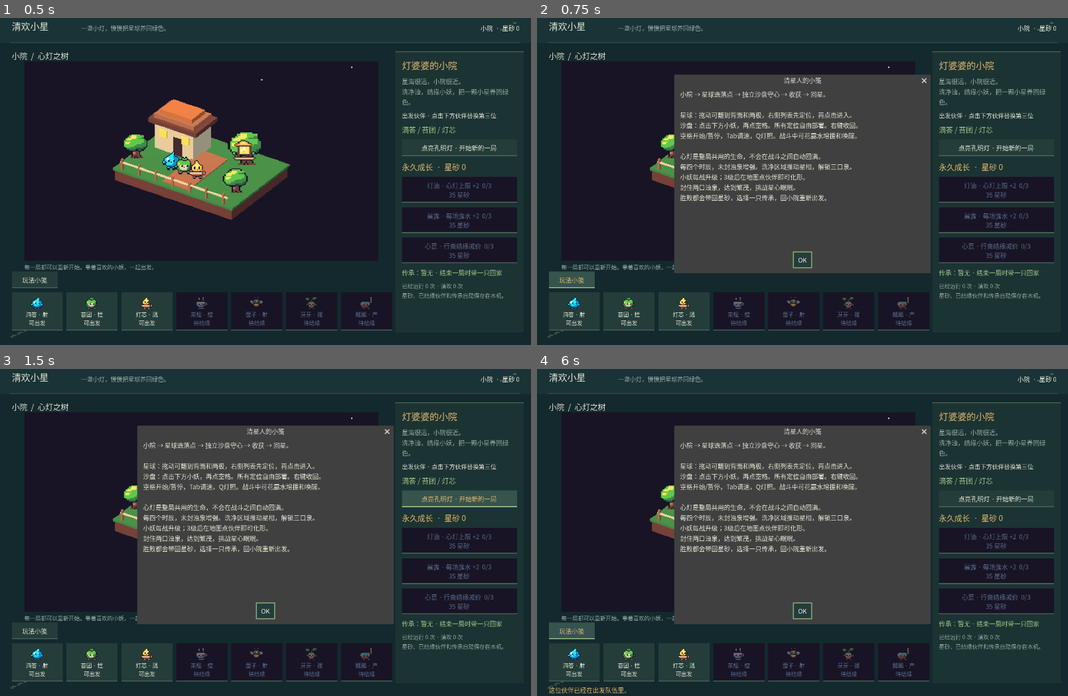
Above: before the commit, frames 1-4 (two rows, left to right).
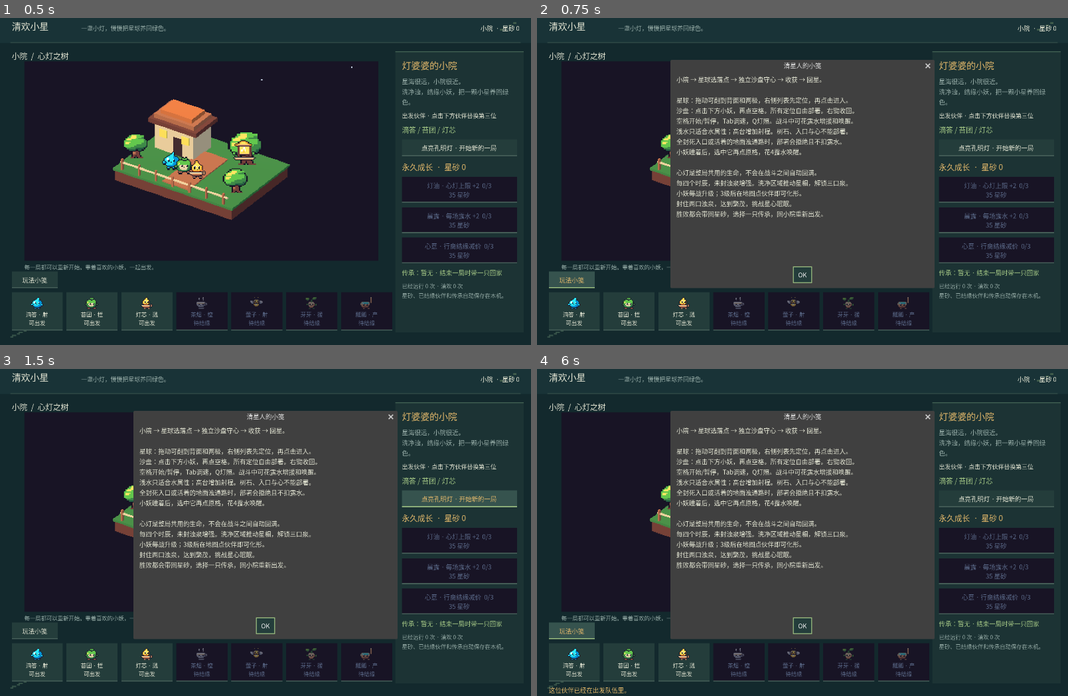
Above: after the commit, the same moments.

Repository: beekim123/dot-qinghuan
Game: Godot game, scene res://main.tscn
The game is run twice, just before and just after one commit, with the same random seed, the same clock (stepped at 60 frames per second) and the same inputs.
Inputs:
- Up to frame 1 (0.5 s): no input
- Up to frame 2 (0.75 s): click "玩法小笺" at 0.5 s
- Up to frame 3 (1.5 s): click "点亮孔明灯 · 开始新的一局" at 1.25 s
- Up to frame 4 (6 s): click "点亮孔明灯 · 开始新的一局" at 2 s; click "OK" at 2.75 s; click "滴答 · 射 可出发" at 3.5 s; click "苔团 · 拦 可出发" at 4.25 s; click "灯芯 · 溅 可出发" at 5 s; click "玩法小笺" at 5.75 s

Frame 1 is identical in both runs. In frame 2, 11% of the frame differs, in the area x 25-75%, y 12-83%; in frame 3, 11%; in frame 4, 11%.

Commit message:
Checkpoint forest art review candidate; user acceptance pending
Source checkpoint: 3fa281c94c624e9678d24eb63d1ff8807ee933c1. Native visual and gameplay checks recorded; not an approved or finished art direction.

Diff:
--- a/qinghuan_godot/scripts/arena_view.gd
+++ b/qinghuan_godot/scripts/arena_view.gd
@@ -51,10 +51,10 @@
 	add_child(sun)
 	camera = Camera3D.new()
 	camera.projection = Camera3D.PROJECTION_ORTHOGONAL
-	camera.size = 10.7
-	camera.position = Vector3(7.8, 16.4, 16.2)
+	camera.size = 11.1
+	camera.position = Vector3(7.8, 16.65, 16.2)
 	add_child(camera)
-	camera.look_at(Vector3(0, -0.1, 0))
+	camera.look_at(Vector3(0, 0.15, 0))
 	camera.current = true
 	_terrain_root = Node3D.new()
 	add_child(_terrain_root)
@@ -95,7 +95,7 @@
 func _tile_color(terrain: String) -> Color:
 	match terrain:
 		"forest": return Color("3e8948")
-		"water": return Color("0099db")
+		"water": return Color("124e89").lerp(Color("0099db"),0.62)
 		"deep": return Color("124e89")
 		"sand": return Color("ead4aa")
 		"high": return Color("8b9bb4")
@@ -124,7 +124,7 @@
 				if r<0.65+0.12*sin(float(gx/4)*0.34): col=base.lerp(Color("b86f50"),0.37)
 			elif terrain in ["water","deep"]:
 				col=base.lerp(Color("124e89"),0.2 if bands>0 else 0.0)
-				if (gy%15 in [3,4]) and gx%29 in range(6,17): col=Color("2ce8f5").lerp(base,0.4)
+				if (gy%15 in [3,4]) and gx%29 in range(6,17): col=Color("2ce8f5").lerp(base,0.68)
 			elif terrain=="sand":
 				if bands>0.8: col=base.lerp(Color("d77643"),0.16)
 			elif terrain=="high":
@@ -182,8 +182,8 @@
 			_box(a + Vector3(inward.x,0,inward.y) * (float(k)-1.0) * 0.13, Vector3(0.34-float(k)*0.08,0.04,0.10), _mat(Color("b55088"),true),_terrain_root)
 	var heart_pos := _world(Vector2(sim.heart),_height(sim.heart))
 	_box(heart_pos+Vector3(0,0.06,0),Vector3(0.72,0.12,0.72),_mat(Color("d77643")),_terrain_root)
-	_heart_sprite = _sprite("heart", 0.061)
-	_heart_sprite.position = heart_pos + Vector3(0,0.12,0) + camera.global_basis.y * (10.5*0.061)
+	_heart_sprite = _sprite("heart", 0.045)
+	_heart_sprite.position = heart_pos + Vector3(0,0.12,0) + camera.global_basis.y * (10.5*0.045)
 	_terrain_root.add_child(_heart_sprite)
 	var glow := OmniLight3D.new()
 	glow.position = heart_pos+Vector3(0,1.1,0)
@@ -252,7 +252,7 @@
 func _make_actor(key: String, id: String, enemy: bool) -> Dictionary:
 	var root := Node3D.new()
 	add_child(root)
-	var sprite := _sprite(id,0.060 if id != "mianmian" else 0.065)
+	var sprite := _sprite(id,0.054 if id != "mianmian" else 0.065)
 	var foot := 8.5 if id in ["mianmian","spring"] else 7.5 if id=="murk" else 8.5 if id=="big" else 10.5
 	sprite.position = camera.global_basis.y * (foot*sprite.pixel_size) + Vector3(0,0.06,0)
 	root.add_child(sprite)
@@ -261,7 +261,7 @@
 	bar.pixel_size = 0.035
 	bar.billboard = BaseMaterial3D.BILLBOARD_ENABLED
 	bar.texture_filter = BaseMaterial3D.TEXTURE_FILTER_NEAREST
-	bar.position.y = 1.35 if id != "mianmian" else 1.95
+	bar.position.y = 1.18 if id != "mianmian" else 1.95
 	root.add_child(bar)
 	var selection := _outline(Color("fee761"),0.83)
 	selection.position.y = 0.09
@@ -458,8 +458,8 @@
 			_box(Vector3(c.x,-0.28,c.y),Vector3(0.13,0.56,0.14),_mat(Color("265c42")),_terrain_root)
 			_box(Vector3(c.x+0.11,-0.53,c.y+0.04),Vector3(0.13,0.31,0.12),_mat(Color("193c3e")),_terrain_root)
 	if is_forest:
-		for spec in [[-5.85,-3.4,0.052],[-4.1,-4.5,0.047],[-1.85,-4.75,0.056],[1.5,-4.7,0.047],[4.5,-4.1,0.052],[6.15,-2.0,0.050]]:
-			_decor_sprite("tree",Vector3(spec[0],0.0,spec[1]),spec[2],int(absf(spec[0])*2)%2)
+		for spec in [[-5.85,-3.4,0.052],[-4.1,-4.5,0.047],[-1.85,-4.75,0.056],[1.5,-4.7,0.047],[4.5,-4.1,0.052],[6.35,-2.85,0.046]]:
+			_decor_sprite("tree",Vector3(spec[0],0.0,spec[1]),float(spec[2])*0.90,int(absf(spec[0])*2)%2)
 		for spec in [[-5.8,2.8],[-5.95,-0.7],[-3.8,3.95],[-2.4,-4.05],[3.7,3.9],[5.9,1.8],[5.7,-3.2]]:
 			_decor_sprite("fern",Vector3(spec[0],0.02,spec[1]),0.027)
 		for spec in [[-4.7,-4.0],[3.6,-4.2],[-5.7,1.9],[4.9,3.6]]:
@@ -472,6 +472,12 @@
 	if sim.biome in ["forest","lake","grass"]: _outside_pool()
 
 func _decor_sprite(kind:String,pos:Vector3,pixel:float,variant:int=0)->void:
+	if kind=="tree":
+		# Explicit screen-space canopy safety, independent of world/root depth.
+		for attempt in range(50):
+			var projected_top := camera.unproject_position(pos+camera.global_basis.y*(53.5*pixel))
+			if projected_top.y>=10.0: break
+			pixel*=0.94
 	var sprite := Sprite3D.new()
 	sprite.texture=Decor.texture(kind,variant)
 	sprite.pixel_size=pixel
@@ -482,6 +488,10 @@
 	# Source y=53 is the foot; billboard foreshortening compensation keeps it grounded.
 	sprite.position=pos+camera.global_basis.y*(25.5*pixel)
 	_terrain_root.add_child(sprite)
+	if kind=="tree":
+		var canopy_top := camera.unproject_position(sprite.global_position+camera.global_basis.y*(28.0*pixel)).y
+		sprite.set_meta("canopy_top",canopy_top)
+		assert(canopy_top>=8.0,"Decorative canopy must remain inside viewport")
 	_shadow(pos+Vector3(0,0.012,0),0.75 if kind=="tree" else 0.3,_terrain_root)
 
 func _outside_pool()->void:
@@ -501,9 +511,28 @@
 		var other:Vector2i=cell+d
 		if other.x<0 or other.x>=sim.width or other.y<0 or other.y>=sim.height: continue
 		if str(sim.tiles[other.y*sim.width+other.x].terrain) not in ["water","deep"]:
-			var width := Vector3(0.10,0.055,0.95) if d.x!=0 else Vector3(0.95,0.055,0.10)
-			_box(pos+Vector3(d.x*0.44,0.06,d.y*0.44),width,_mat(Color("e4a672")),_terrain_root)
-			_box(pos+Vector3(d.x*0.35,0.059,d.y*0.35),Vector3(width.x,0.01,width.z)*Vector3(0.8,1,0.8),_mat(Color("2ce8f5")),_terrain_root)
+			var bank := Color("265c42") if sim.biome in ["forest","grass"] else Color("e4a672")
+			for j in range(4):
+				var inset := 0.10+float((j+cell.x+cell.y)%3)*0.035
+				var tangent := float(j)*0.24-0.36
+				var width := Vector3(inset,0.05,0.245) if d.x!=0 else Vector3(0.245,0.05,inset)
+				var shift := Vector3(d.x*(0.48-inset*0.5),0.063,d.y*(0.48-inset*0.5))
+				shift += Vector3(0,0,tangent) if d.x!=0 else Vector3(tangent,0,0)
+				_box(pos+shift,width,_mat(bank),_terrain_root)
+				if j%2==0:
+					_box(pos+shift+Vector3(-d.x*0.08,0.005,-d.y*0.08),Vector3(0.07,0.018,0.065),_mat(Color("8b9bb4")),_terrain_root)
+
+	# Round each exposed pool corner into a stepped shallow bank.
+	for corner in [Vector2i(-1,-1),Vector2i(1,-1),Vector2i(-1,1),Vector2i(1,1)]:
+		var a := cell+Vector2i(corner.x,0)
+		var b := cell+Vector2i(0,corner.y)
+		var a_water := a.x>=0 and a.x<sim.width and a.y>=0 and a.y<sim.height and str(sim.tiles[a.y*sim.width+a.x].terrain) in ["water","deep"]
+		var b_water := b.x>=0 and b.x<sim.width and b.y>=0 and b.y<sim.height and str(sim.tiles[b.y*sim.width+b.x].terrain) in ["water","deep"]
+		if not a_water and not b_water:
+			var bank := Color("265c42") if sim.biome in ["forest","grass"] else Color("e4a672")
+			_box(pos+Vector3(corner.x*0.36,0.065,corner.y*0.36),Vector3(0.28,0.025,0.28),_mat(bank),_terrain_root)
+			_box(pos+Vector3(corner.x*0.27,0.065,corner.y*0.43),Vector3(0.20,0.025,0.14),_mat(bank),_terrain_root)
+			_box(pos+Vector3(corner.x*0.43,0.065,corner.y*0.27),Vector3(0.14,0.025,0.20),_mat(bank),_terrain_root)
 
 func _entrance_mark()->Node3D:
 	var root := Node3D.new()
@@ -511,4 +540,19 @@
 	for x in [-0.30,0.30]:
 		_box(Vector3(x,0.13,0),Vector3(0.12,0.24,0.20),_mat(Color("68386c")),root)
 		_box(Vector3(x,0.26,0),Vector3(0.08,0.035,0.16),_mat(Color("b55088"),true),root)
+	var im := Image.create(16,20,false,Image.FORMAT_RGBA8)
+	im.fill(Color.TRANSPARENT)
+	var rows := ["................",".......ww.......",".....wwBBw......","....wB..CBw.....","....wB...CBw....",".....wB...Bw....","......wBBCw.....",".....wBCCw......","....wBCCw.......","....wBCw........",".....wBw........","......ww........"]
+	var colors := {"w":Color("5a6988"),"B":Color("68386c"),"C":Color("b55088")}
+	for y in range(rows.size()):
+		for x in range(rows[y].length()):
+			if rows[y][x]!=".": im.set_pixel(x,y,colors[rows[y][x]])
+	var wisp := Sprite3D.new()
+	wisp.texture=ImageTexture.create_from_image(im)
+	wisp.pixel_size=0.043
+	wisp.billboard=BaseMaterial3D.BILLBOARD_ENABLED
+	wisp.texture_filter=BaseMaterial3D.TEXTURE_FILTER_NEAREST
+	wisp.alpha_cut=SpriteBase3D.ALPHA_CUT_DISCARD
+	wisp.position=Vector3(0,0.22,0)+camera.global_basis.y*0.30
+	root.add_child(wisp)
 	return root
--- a/qinghuan_godot/scripts/main.gd
+++ b/qinghuan_godot/scripts/main.gd
@@ -654,8 +654,8 @@
 func _help() -> void:
 	var dialog=AcceptDialog.new()
 	dialog.title="清星人的小笺"
-	dialog.dialog_text="小院 → 星球选落点 → 独立沙盘守心 → 收获 → 回星。\n\n星球：拖动可翻到背面和两极，右侧列表先定位，再点击进入。\n沙盘：点击下方小妖，再点空格。所有定位自由部署。右键收回。\n空格开始/暂停，Tab调速，Q灯照。战斗中可花露水增援和唤醒。\n\n心灯是整局共用的生命，不会在战斗之间自动回满。\n每四个时辰，未封浊泉增强。 …(86 unchanged characters)…
-	dialog.min_size=Vector2i(680,500)
+	dialog.dialog_text="小院 → 星球选落点 → 独立沙盘守心 → 收获 → 回星。\n\n星球：拖动可翻到背面和两极，右侧列表先定位，再点击进入。\n沙盘：点击下方小妖，再点空格。所有定位自由部署。右键收回。\n空格开始/暂停，Tab调速，Q灯照。战斗中可花露水增援和唤醒。\n浅水只适合水属性；高台增加射程。树石、入口与心不能部署。\n全封死入口或活着的地面浊通路时，部署会拒绝且不扣露水。\n小妖睡着后，选中它再点原格，花4露水唤醒。\n\n心灯是整局共用的生命，不会在战斗之间自动回满。\n每四个时辰，未封浊泉增强。 …(86 unchanged characters)…
+	dialog.min_size=Vector2i(700,580)
 	add_child(dialog)
 	dialog.popup_centered()
 	dialog.confirmed.connect(dialog.queue_free)
Not shown, changed: qinghuan_godot/TEST_REPORT.md
